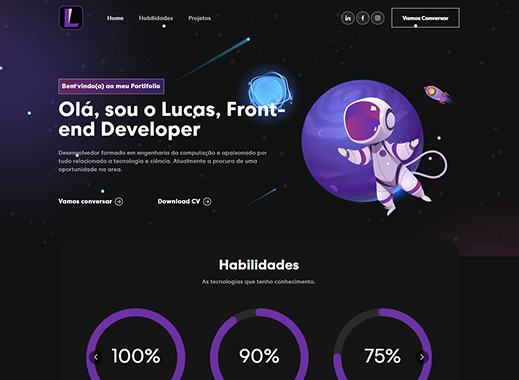
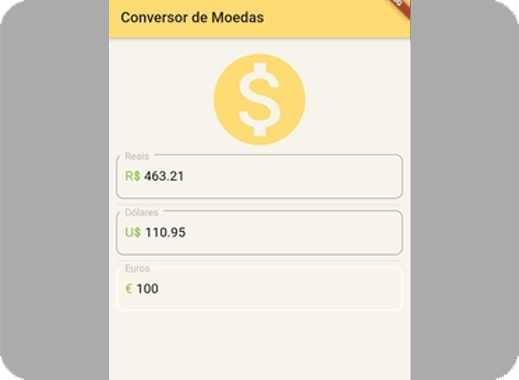
Layers edited between the first and the second 519px x 380px image:
added layer "Camada 16" above "Camada 15" over <box>109,0,410,380</box>
hid "Camada 15" over <box>0,0,519,380</box>
hid "Camada 13" over <box>0,0,519,380</box>
showed "Camada 5" over <box>0,0,519,380</box>
